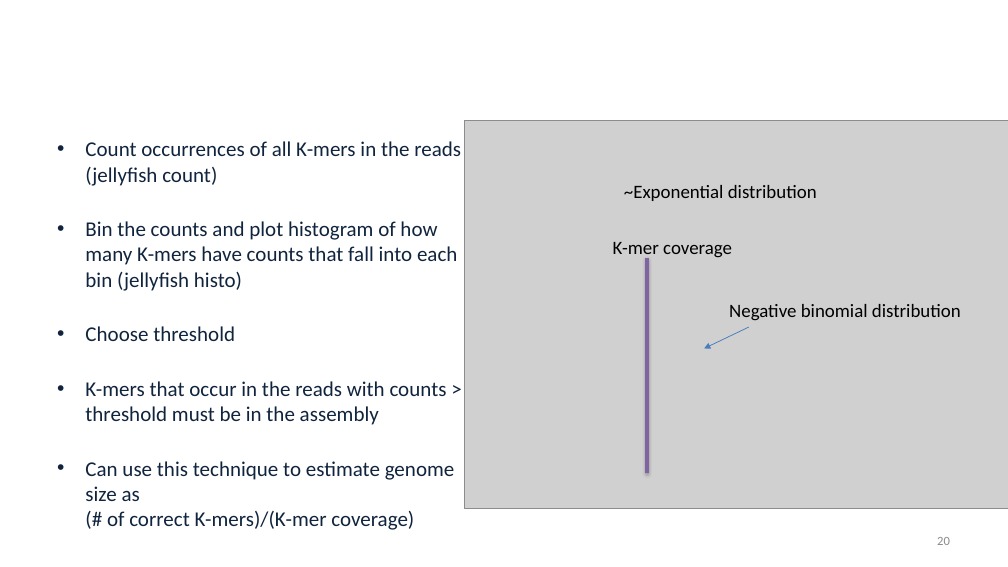
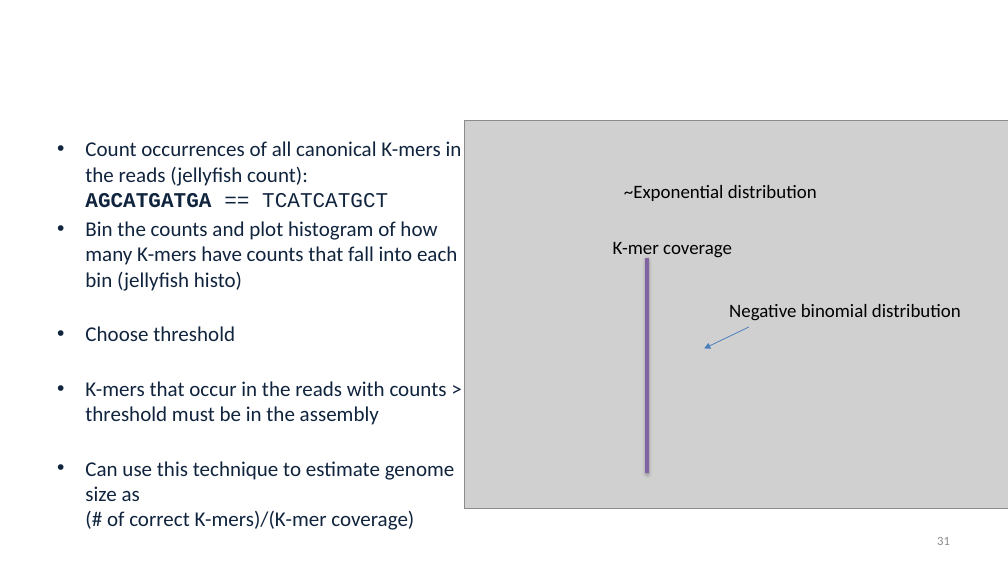
Before and after one commit to alekseyzimin/BME-Algorithms-for-Analysis-of-Genomic-Data, a slide deck: slide 31 of Fall 2026/Week 6 -- Scaffolding K-mer counts.pptx (slide 20 before the commit). Drawn at 1008x567 pixels with LibreOffice and Linux fonts; fonts in the diff are those of the drawing; grey boxes stand for pictures; background and template pictures are left out. Boxes give left, top, right and bottom in pixels: in the first picture for what was removed or moved away, otherwise in the second. Text is boxed around its words. In the diff, an @@ line names an element or a change of style, - is before the commit and + after.

```diff
--- a/Fall 2026/Week 6 -- Scaffolding K-mer counts.pptx
+++ b/Fall 2026/Week 6 -- Scaffolding K-mer counts.pptx
@@ text at box(85, 141, 462, 208): text changed @@
-• Count occurrences of all K-mers in the reads (jellyfish count)
+• Count occurrences of all canonical K-mers in the reads (jellyfish count):
+  AGCATGATGA == TCATCATGCT
@@ page number at box(937, 537, 950, 545): text changed @@
-20
+31
```
Also in this commit, not shown: 11 other slides changed, 11 slides added.
